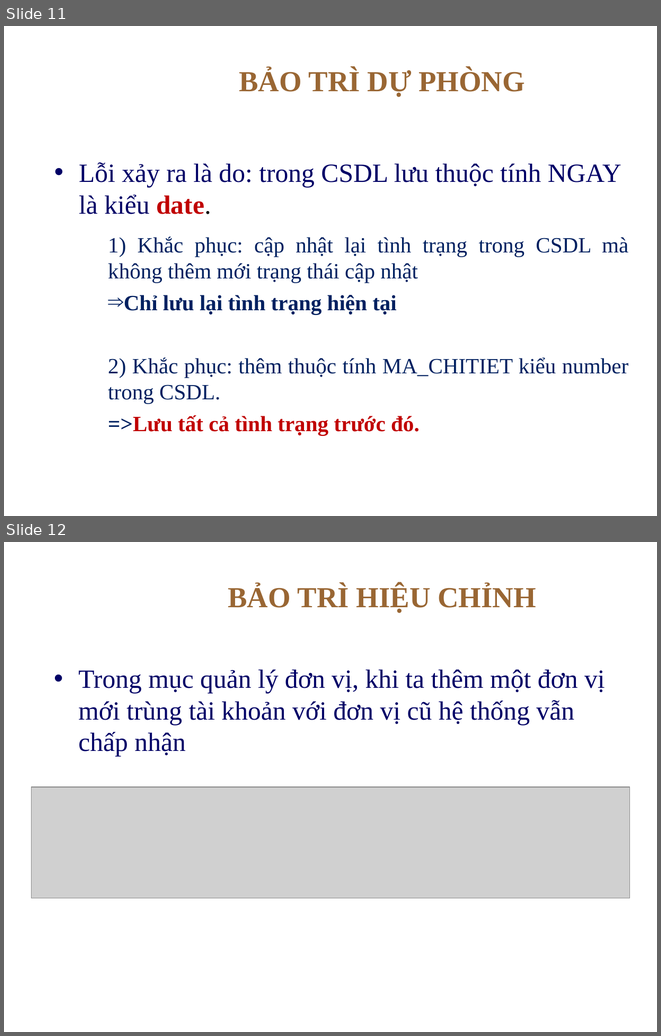
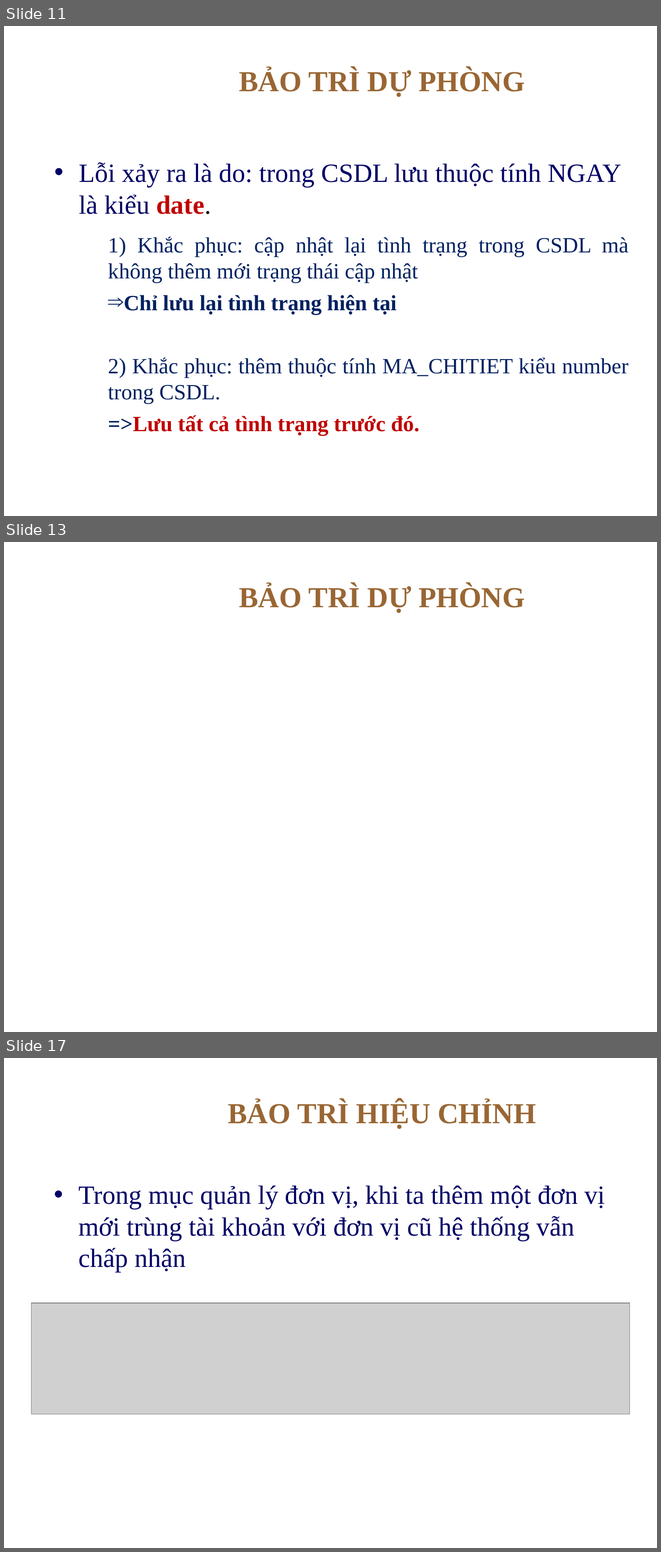
Before and after one commit to thanhphi0127/manager-configuration, a slide deck: doc/baitapso2/BAOTRI_BAITAP2__update.ppt. Shown one above the other, each under a label of ours: slides 11 and 12 before the commit, slides 11, 13 and 17 after it; the slides between them are not shown. The pictures are 661x1036 and 661x1552 pixels, drawn with LibreOffice and Linux fonts; fonts in the diff are those of the drawing; grey boxes stand for pictures; background and template pictures are left out. Boxes give left, top, right and bottom in pixels: in the first picture for what was removed or moved away, otherwise in the second. Text is boxed around its words. In the diff, an @@ line names an element or a change of style, - is before the commit and + after.

Commit message:
Thêm bảo trì dụ phòng

```diff
--- a/doc/baitapso2/BAOTRI_BAITAP2__update.ppt
+++ b/doc/baitapso2/BAOTRI_BAITAP2__update.ppt
@@ slide 13 added at (4, 542, 657, 1032), background picture (left out) @@
@@ title added at (239, 585, 525, 613), 32 pt, text #996633, bold @@
+BẢO TRÌ DỰ PHÒNG
@@ what was slide 12 is now slide 17 @@
```
Also in this commit, not shown: 3 slides changed, 5 other slides added.
